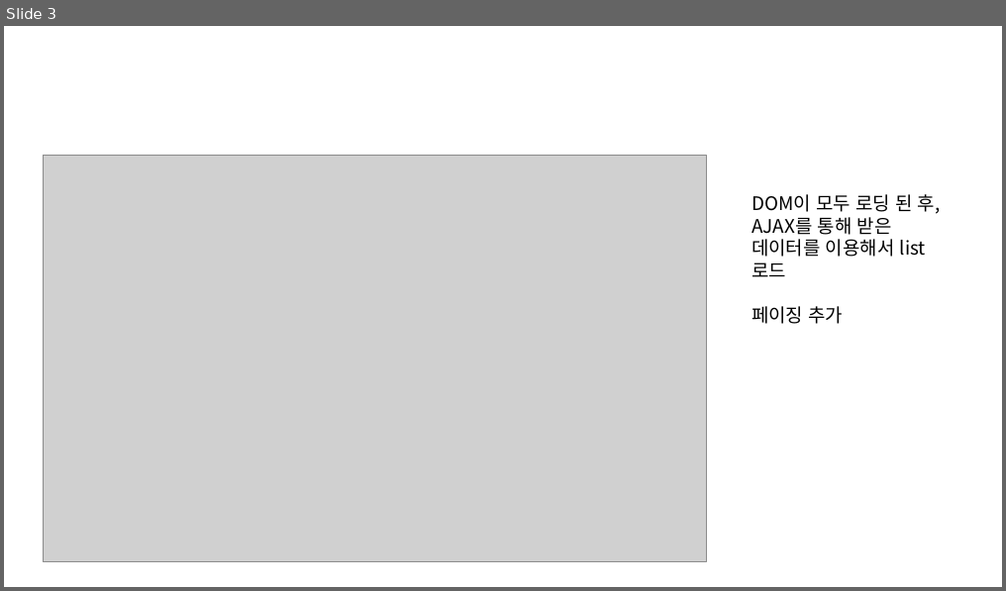
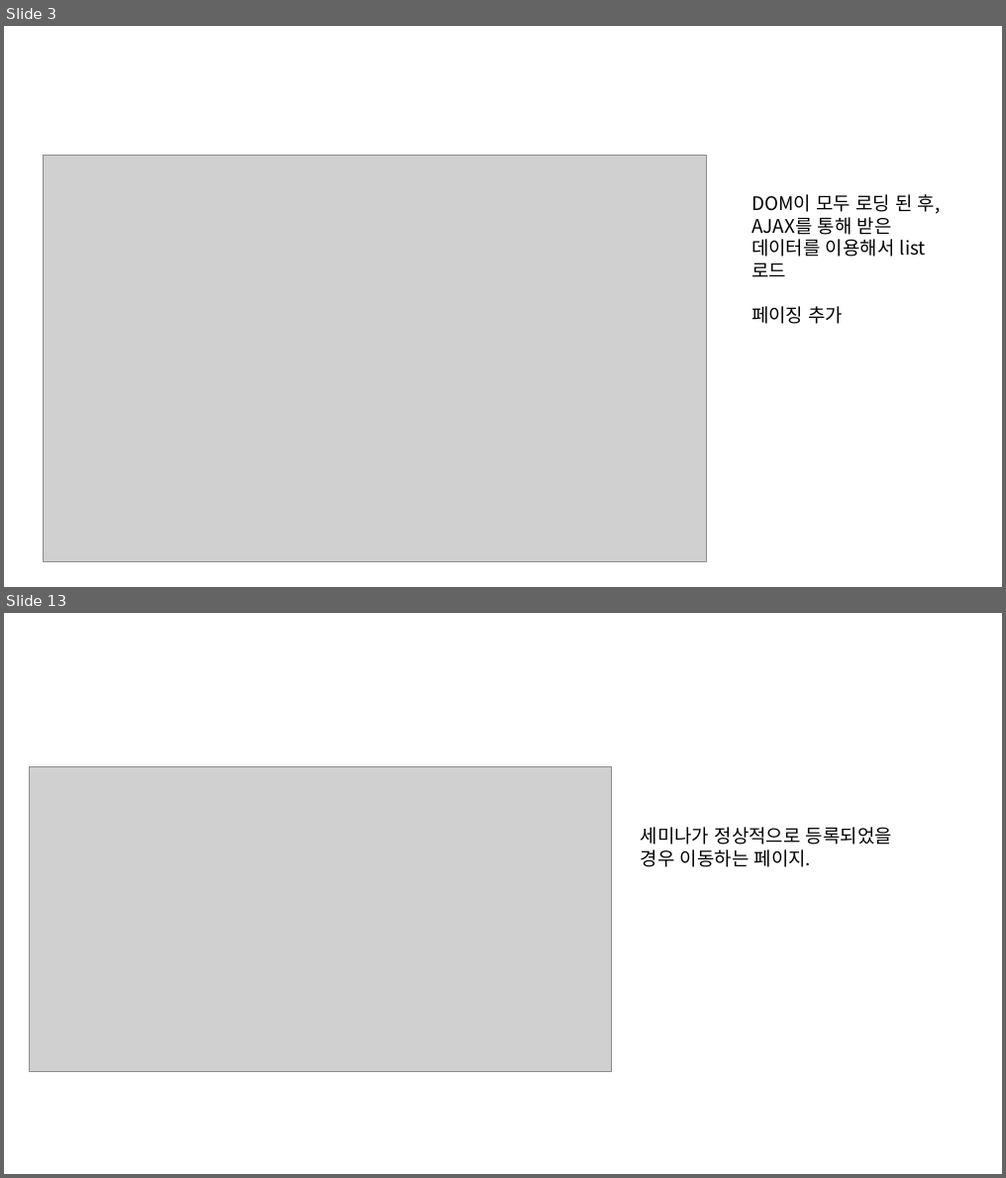
Before and after one commit to ezenteam2/e-Zone, a slide deck: 0 발표용 파워포인트/0424 4차발표/0424 project05 - 파워포인트 - 형준.pptx. Shown one above the other, each under a label of ours: slide 3 before the commit, slides 3 and 13 after it; the slides between them are not shown. The pictures are 1006x591 and 1006x1178 pixels, drawn with LibreOffice and Linux fonts; fonts in the diff are those of the drawing; grey boxes stand for pictures. Boxes give left, top, right and bottom in pixels: in the first picture for what was removed or moved away, otherwise in the second. Text is boxed around its words. In the diff, an @@ line names an element or a change of style, - is before the commit and + after.

```diff
--- a/0 발표용 파워포인트/0424 4차발표/0424 project05 - 파워포인트 - 형준.pptx
+++ b/0 발표용 파워포인트/0424 4차발표/0424 project05 - 파워포인트 - 형준.pptx
@@ slide 13 added at (4, 613, 1002, 1174), background #FFFFFF @@
@@ picture added at (30, 767, 611, 1072) @@
@@ text added at (641, 827, 892, 867), 18 pt, text #000000 @@
+세미나가 정상적으로 등록되었을 경우 이동하는 페이지.
```
Also in this commit, not shown: 9 other slides added, 2 other files.
